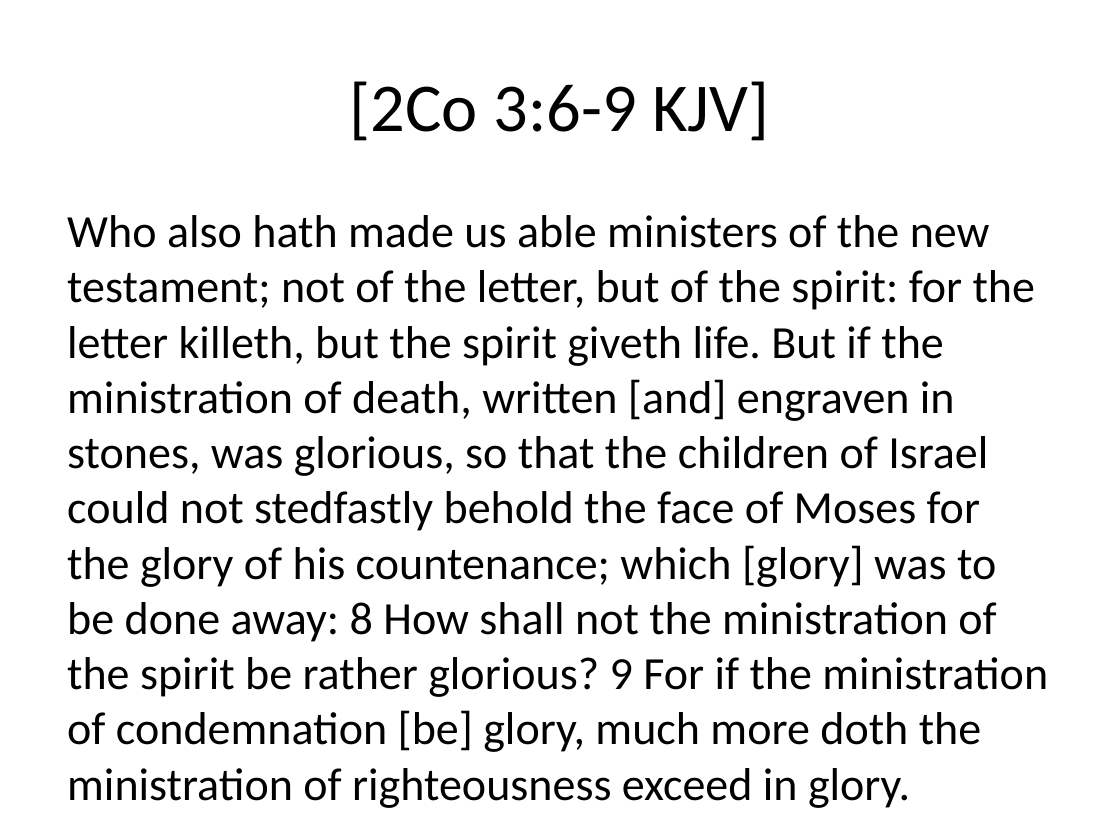
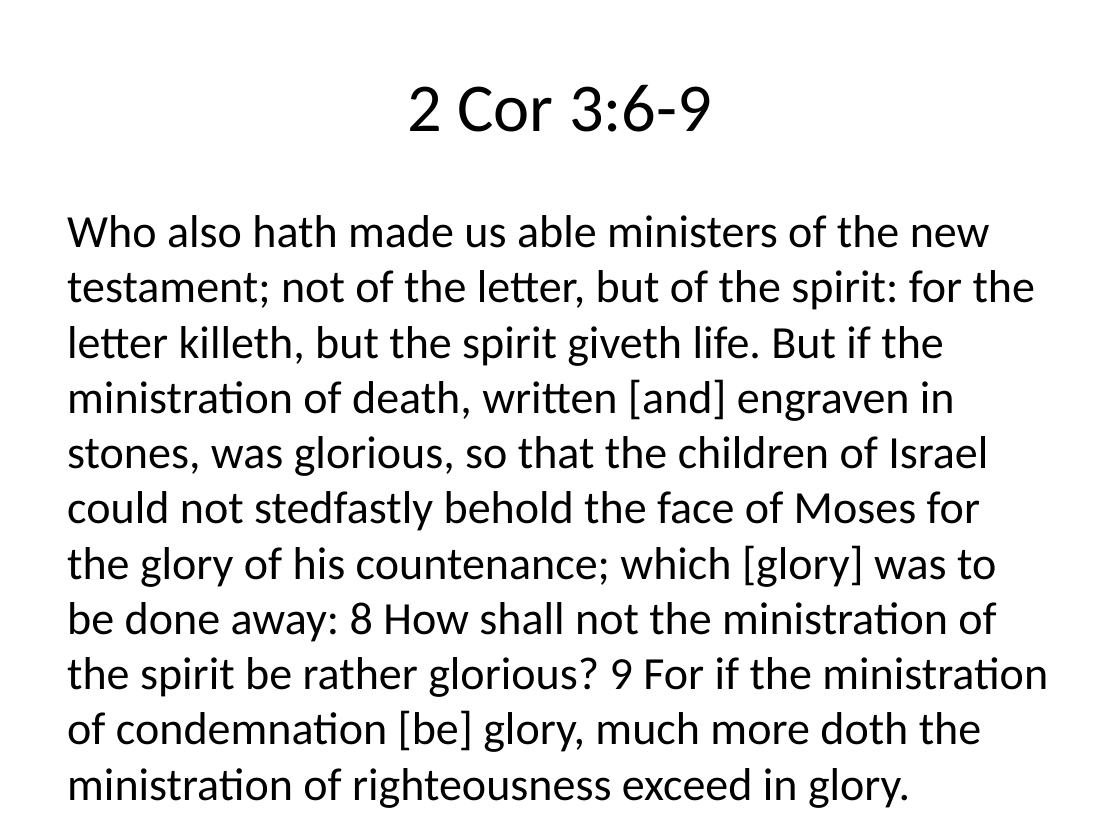
Before and after one commit to sjanhunen/dokimazo, a slide deck: slide 16 of presentations/ThePuzzle.pptx (slide 14 before the commit). Drawn at 1120x840 pixels with LibreOffice and Linux fonts; fonts in the diff are those of the drawing. Boxes give left, top, right and bottom in pixels: in the first picture for what was removed or moved away, otherwise in the second. Text is boxed around its words. In the diff, an @@ line names an element or a change of style, - is before the commit and + after.

```diff
--- a/presentations/ThePuzzle.pptx
+++ b/presentations/ThePuzzle.pptx
@@ title at [407,84,712,132]: text changed @@
-[2Co 3:6-9 KJV]
+2 Cor 3:6-9
```
Also in this commit, not shown: 12 other slides changed, 2 slides added.
